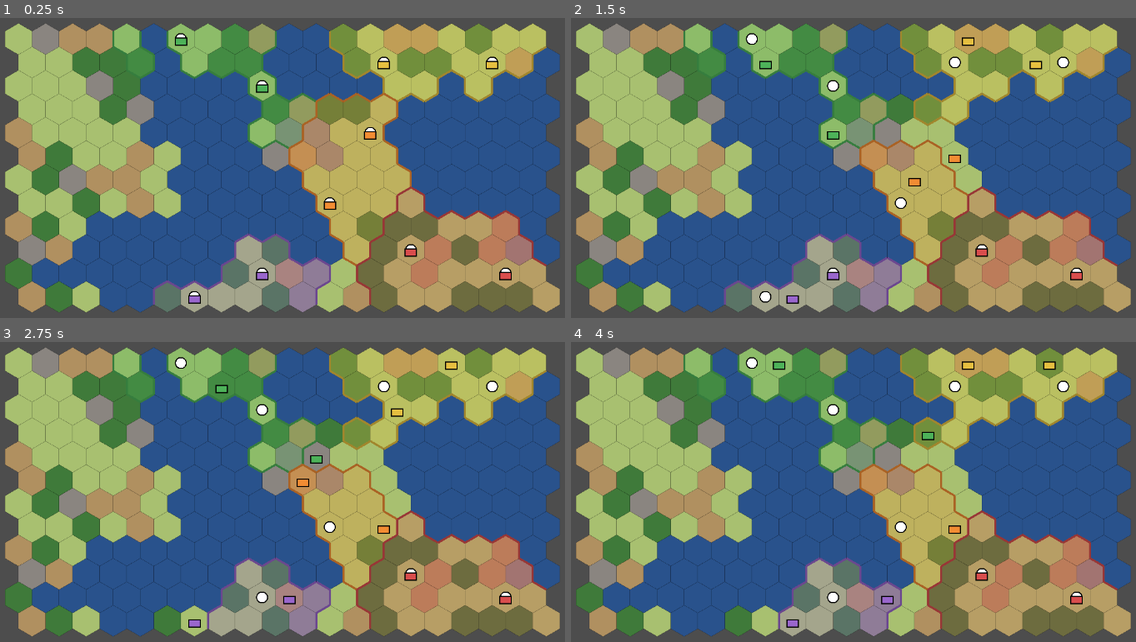
Above: before the commit, frames 1-4 (two rows, left to right).
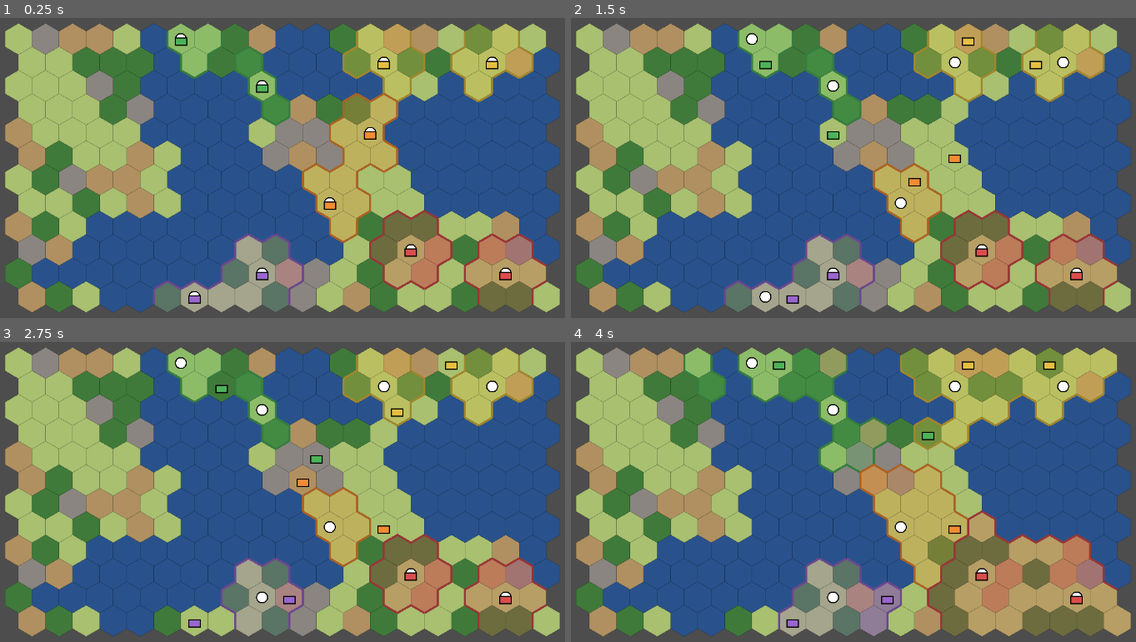
Above: after the commit, the same moments.

Repository: dwaite498/fault-lines-the-gift
Game: Godot game, scene res://scenes/main.tscn
The game is run twice, just before and just after one commit, with the same random seed, the same clock (stepped at 60 frames per second) and the same inputs.
Inputs (mouse positions are in pixels of both pictures, inside the frame that each line leads up to):
- Up to frame 1 (0.25 s): no input
- Up to frame 2 (1.5 s): tap Enter at 0.5 s; move the mouse to (1045, 183) at 0.52 s; hold D 0.53-1.28 s; tap Space at 0.6, 0.77, 1.07 s; click (1045, 183) at 0.67 s; move the mouse to (763, 219) at 1.27 s; tap F at 1.35 s
- Up to frame 3 (2.75 s): tap Space at 1.52, 1.55, 1.82, 2.1 s; move the mouse to (389, 441) at 2.02 s; hold D from 2.03 s (still down)
- Up to frame 4 (4 s): tap Space at 2.75, 3.02, 3.05, 3.32, 3.6, 3.77 s; move the mouse to (864, 600) at 2.77 s; tap F at 2.85 s; click (864, 600) at 2.92 s; move the mouse to (1096, 582) at 3.52 s; release D at 3.53 s

The runs differ from the first frame. In frame 1, 9.3% of the frame differs, in the area x 19-99%, y 1-99%; in frame 2, 9.0%; in frame 3, 9.5%; in frame 4, nothing differs.

Commit message:
Add city growth, growing claim radius, and city panel (Task 10)

Diff:
--- a/data/cities_config.json
+++ b/data/cities_config.json
@@ -1,5 +1,11 @@
 {
 	"cities_per_nation": 2,
-	"claim_radius": 2,
-	"min_spacing": 3
+	"min_spacing": 3,
+	"claim_radius": 1,
+	"grown_claim_radius": 2,
+	"grown_radius_population": 20,
+	"start_population": 10,
+	"start_infrastructure": 10,
+	"growth_per_turn": 1,
+	"max_population": 30
 }
--- a/scripts/main.gd
+++ b/scripts/main.gd
@@ -11,6 +11,9 @@
 
 var _view: MapView
 var _panel: UnitPanel
+var _city_panel: CityPanel
+## The city shown in the city panel, or {} when closed.
+var _city: Dictionary = {}
 
 
 func _ready() -> void:
@@ -23,6 +26,10 @@
 	_panel = UnitPanel.new()
 	_panel.max_fortify = int(_view.roster.combat.max_fortify)
 	add_child(_panel)
+	_city_panel = CityPanel.new()
+	_city_panel.growth_per_turn = int(_view.hex_map.city_rules.growth_per_turn)
+	_city_panel.max_population = int(_view.hex_map.city_rules.max_population)
+	add_child(_city_panel)
 
 
 func _unhandled_input(event: InputEvent) -> void:
@@ -37,6 +44,7 @@
 	if key.keycode == KEY_SPACE:
 		roster.run_ai(PLAYER_NATION, _view.hex_map)
 		roster.end_turn()
+		_view.hex_map.grow_cities()
 		print("Turn ended")
 	elif key.keycode == KEY_F and _view.selected:
 		roster.fortify(_view.selected)
@@ -50,7 +58,14 @@
 		print("Removed city %d; eliminated nations: %s" % [city.id, eliminated])
 	if _view.selected and not roster.divisions.has(_view.selected):
 		_view.selected = null
+	if not _view.hex_map.cities.has(_city):
+		_city = {}
+	_refresh_panels()
+
+
+func _refresh_panels() -> void:
 	_panel.refresh(_view.selected, _view.hex_map)
+	_city_panel.refresh(_city)
 	_view.queue_redraw()
 
 
@@ -60,13 +75,15 @@
 	var roster := _view.roster
 	var target := roster.division_at(hex)
 	var selected := _view.selected
+	_city = {}
 	if selected and roster.can_attack(selected, target, _view.hex_map):
 		print("Attack: ", roster.attack(selected, target, _view.hex_map))
 	elif selected and roster.try_move(selected, hex, _view.hex_map):
 		pass
 	else:
 		_view.selected = target if target and target.nation == PLAYER_NATION else null
+		if selected == null and _view.selected == null:
+			_city = _view.hex_map.city_at(hex)
 	if _view.selected and not roster.divisions.has(_view.selected):
 		_view.selected = null
-	_panel.refresh(_view.selected, _view.hex_map)
-	_view.queue_redraw()
+	_refresh_panels()
--- a/scripts/map/hex_map.gd
+++ b/scripts/map/hex_map.gd
@@ -25,11 +25,17 @@
 var cells: Dictionary = {}
 ## Generated nation areas (same keys and values as cells). Cities are placed inside these.
 var territory: Dictionary = {}
-## Each city is {"id": int, "nation": int, "cell": Vector2i}, kept in ascending id order.
+## Each city is {"id", "nation", "cell": Vector2i, "population", "infrastructure",
+## "radius"}, kept in ascending id order. radius is that city's claim radius.
 var cities: Array[Dictionary] = []
 ## Nations that still have at least one city.
 var nations: Array[int] = []
-var claim_radius := 2
+## Growth rules from cities_config.json. Set before generate() so new cities use them.
+var city_rules := {
+	"claim_radius": 1, "grown_claim_radius": 2, "grown_radius_population": 20,
+	"start_population": 10, "start_infrastructure": 10,
+	"growth_per_turn": 1, "max_population": 30,
+}
 ## The seed passed to generate(); other systems derive their RNG from it.
 var seed_value := 0
 ## Vector2i cell -> terrain name ("plains", "forest", ...). See generate_terrain().
@@ -46,10 +52,12 @@
 	var map_cfg: Dictionary = JSON.parse_string(FileAccess.get_file_as_string(map_path))
 	var city_cfg: Dictionary = JSON.parse_string(FileAccess.get_file_as_string(cities_path))
 	var hex_map := HexMap.new()
+	for key in hex_map.city_rules:
+		if city_cfg.has(key):
+			hex_map.city_rules[key] = int(city_cfg[key])
 	hex_map.generate(int(map_cfg.width), int(map_cfg.height), int(map_cfg.seed),
 			float(map_cfg.land_ratio), int(map_cfg.nation_count),
-			int(city_cfg.cities_per_nation), int(city_cfg.claim_radius),
-			int(city_cfg.min_spacing))
+			int(city_cfg.cities_per_nation), int(city_cfg.min_spacing))
 	hex_map.generate_terrain(JSON.parse_string(FileAccess.get_file_as_string(terrain_path)))
 	return hex_map
 
@@ -90,10 +98,9 @@
 
 func generate(map_width: int, map_height: int, map_seed: int,
 		land_ratio: float, nation_count: int, cities_per_nation := 2,
-		city_claim_radius := 2, min_spacing := 3) -> void:
+		min_spacing := 3) -> void:
 	width = map_width
 	height = map_height
-	claim_radius = city_claim_radius
 	seed_value = map_seed
 	# If some nation can't fit a spaced city, retry with a derived seed.
 	# The last attempt accepts a city that breaks spacing.
@@ -128,21 +135,44 @@
 	return Vector3i(x, -x - cell.y, cell.y)
 
 
-## Each land tile goes to the nation of the closest city within claim_radius.
-## Ties go to the lowest city id. Unclaimed land is neutral.
+## Each land tile goes to the nation of the closest city whose own radius
+## reaches it. Ties go to the lowest city id. Unclaimed land is neutral.
 func update_ownership() -> void:
 	for cell in territory:
 		if territory[cell] == WATER:
 			cells[cell] = WATER
 			continue
 		var owner := UNCLAIMED
-		var best_dist := claim_radius + 1
+		var best_dist := 1 << 30
 		for city in cities:
 			var dist := hex_distance(cell, city.cell)
-			if dist < best_dist:
+			if dist <= int(city.radius) and dist < best_dist:
 				best_dist = dist
 				owner = city.nation
 		cells[cell] = owner
+
+
+## Adds growth_per_turn population to every city (up to max_population) and
+## sets each radius from its population. Reruns ownership if a radius changed.
+## Returns true if ownership was rerun. Called once per end turn.
+func grow_cities() -> bool:
+	var changed := false
+	for city in cities:
+		city.population = mini(int(city.population) + int(city_rules.growth_per_turn),
+				int(city_rules.max_population))
+		var radius := _radius_for(int(city.population))
+		if radius != int(city.radius):
+			city.radius = radius
+			changed = true
+	if changed:
+		update_ownership()
+	return changed
+
+
+func _radius_for(population: int) -> int:
+	if population >= int(city_rules.grown_radius_population):
+		return int(city_rules.grown_claim_radius)
+	return int(city_rules.claim_radius)
 
 
 ## Removes a city, then removes any nation left with no cities.
@@ -213,7 +243,10 @@
 				# Every nation needs at least one city, even if spacing can't be met.
 				push_warning("Nation %d: no hex meets city spacing" % nation)
 				spot = land_by_nation[nation][0]
-			cities.append({"id": cities.size(), "nation": nation, "cell": spot})
+			var pop := int(city_rules.start_population)
+			cities.append({"id": cities.size(), "nation": nation, "cell": spot,
+					"population": pop, "radius": _radius_for(pop),
+					"infrastructure": int(city_rules.start_infrastructure)})
 	return true
 
 
--- /dev/null
+++ b/scripts/ui/city_panel.gd
@@ -0,0 +1,34 @@
+class_name CityPanel
+extends CanvasLayer
+## Simple on-screen info panel for a clicked city. Same style as UnitPanel.
+
+var panel := Panel.new()
+var label := Label.new()
+var growth_per_turn := 1
+var max_population := 30
+
+
+func _init() -> void:
+	panel.position = Vector2(8, 8)
+	label.position = Vector2(8, 6)
+	panel.add_child(label)
+	add_child(panel)
+	panel.visible = false
+
+
+## Shows the city's current values, or hides the panel when city is empty.
+func refresh(city: Dictionary) -> void:
+	panel.visible = not city.is_empty()
+	if city.is_empty():
+		label.text = ""
+		return
+	var growth := growth_per_turn if int(city.population) < max_population else 0
+	label.text = "\n".join([
+		"City: %d" % city.id,
+		"Owner: Nation %d" % city.nation,
+		"Population: %d / %d" % [city.population, max_population],
+		"Growth/turn: +%d" % growth,
+		"Claim radius: %d" % city.radius,
+		"Infrastructure: %d" % city.infrastructure,
+	])
+	panel.size = label.get_minimum_size() + Vector2(16, 12)
Not shown, added: scripts/ui/city_panel.gd.uid
